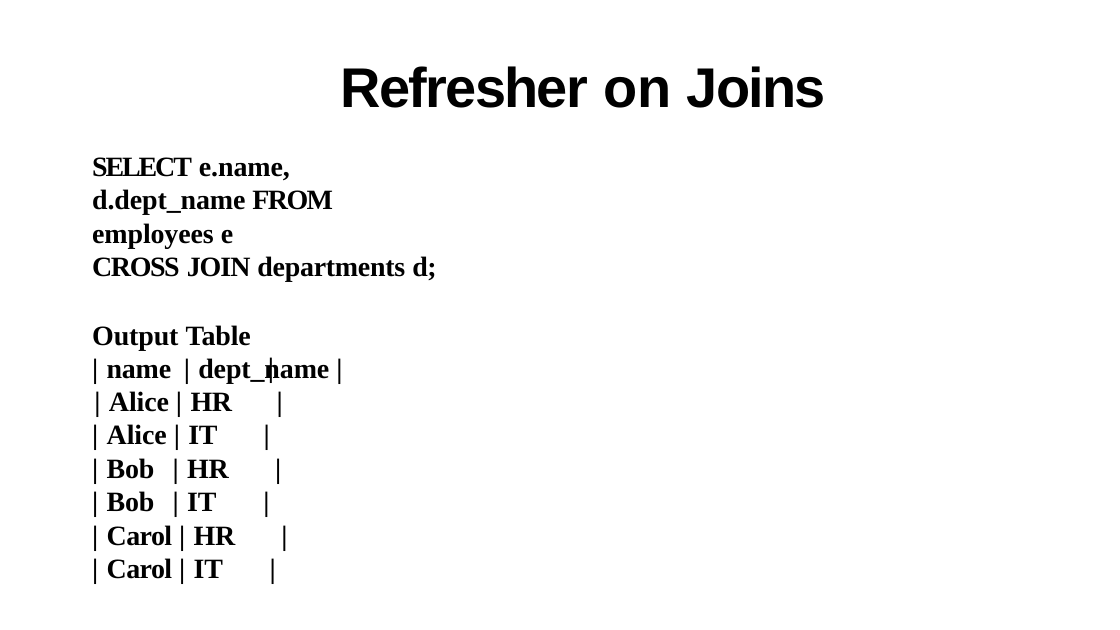
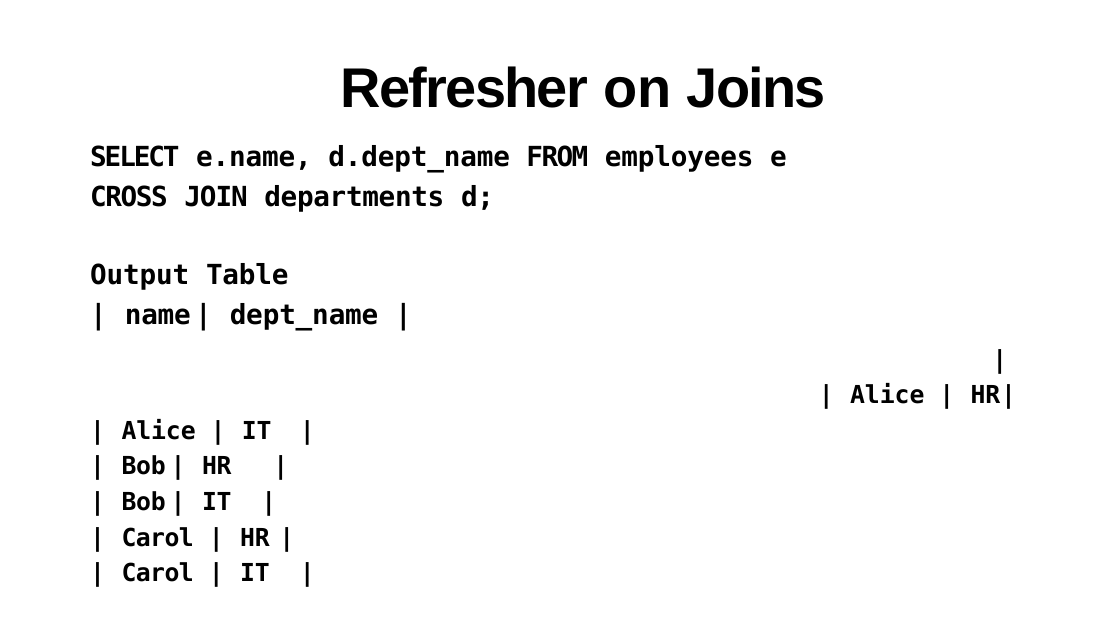
Before and after one commit to zhangyu027/UCI_Hadoop_Apache_Airflow, a slide deck: slide 54 of 02_Slides/M6_SparkSQL.pptx. Drawn at 1120x630 pixels with LibreOffice and Linux fonts; fonts in the diff are those of the drawing. Boxes give left, top, right and bottom in pixels: in the first picture for what was removed or moved away, otherwise in the second. Text is boxed around its words. In the diff, an @@ line names an element or a change of style, - is before the commit and + after.

Commit message:
update slides

```diff
--- a/02_Slides/M6_SparkSQL.pptx
+++ b/02_Slides/M6_SparkSQL.pptx
@@ text "SELECT e.name, d.dept_name FROM employees ..." moved from (x1=92, y1=157, x2=437, y2=384) to (x1=90, y1=145, x2=787, y2=329) @@
@@ text "SELECT e.name, d.dept_name FROM employees ..." at (x1=90, y1=145, x2=787, y2=329): size 19.2 to 19 pt, font Times New Roman to DejaVu Sans Mono; line spacing 1 to 1.05; more space between paragraphs @@
@@ text "|" moved from (x1=107, y1=391, x2=236, y2=579) to (x1=122, y1=383, x2=1016, y2=582) @@
@@ text "|" at (x1=122, y1=383, x2=1016, y2=582): size 19.2 to 17 pt, font Times New Roman to DejaVu Sans Mono; line spacing 1 to 1.05; more space between paragraphs @@
```
Also in this commit, not shown: 25 other slides changed, 3 other files.
